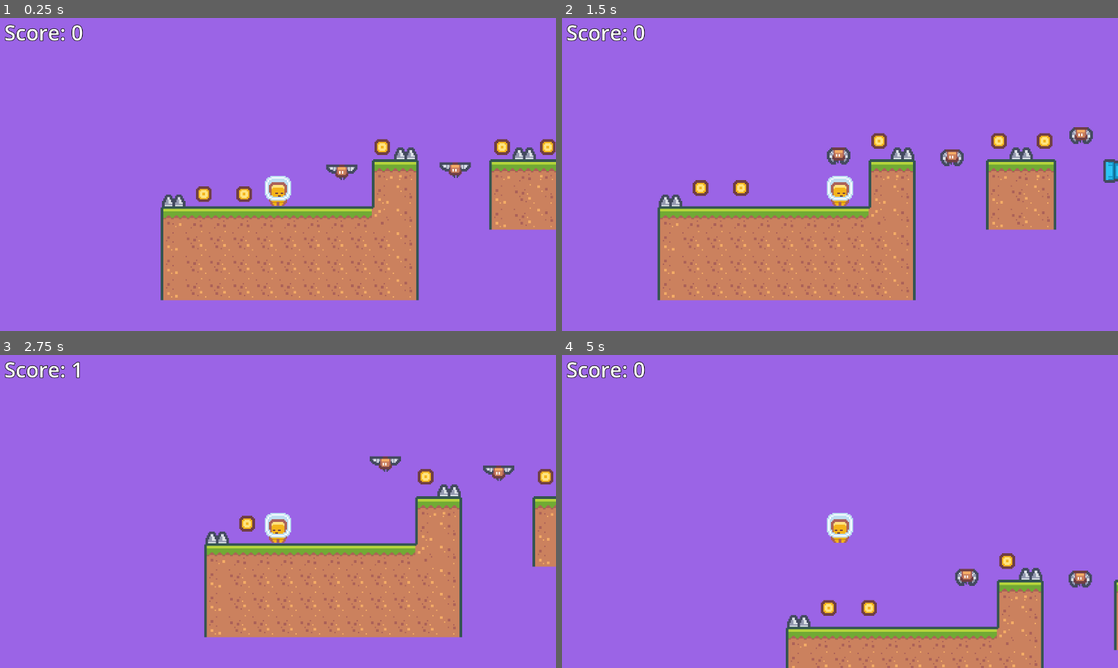
Above: before the commit, frames 1-4 (two rows, left to right).
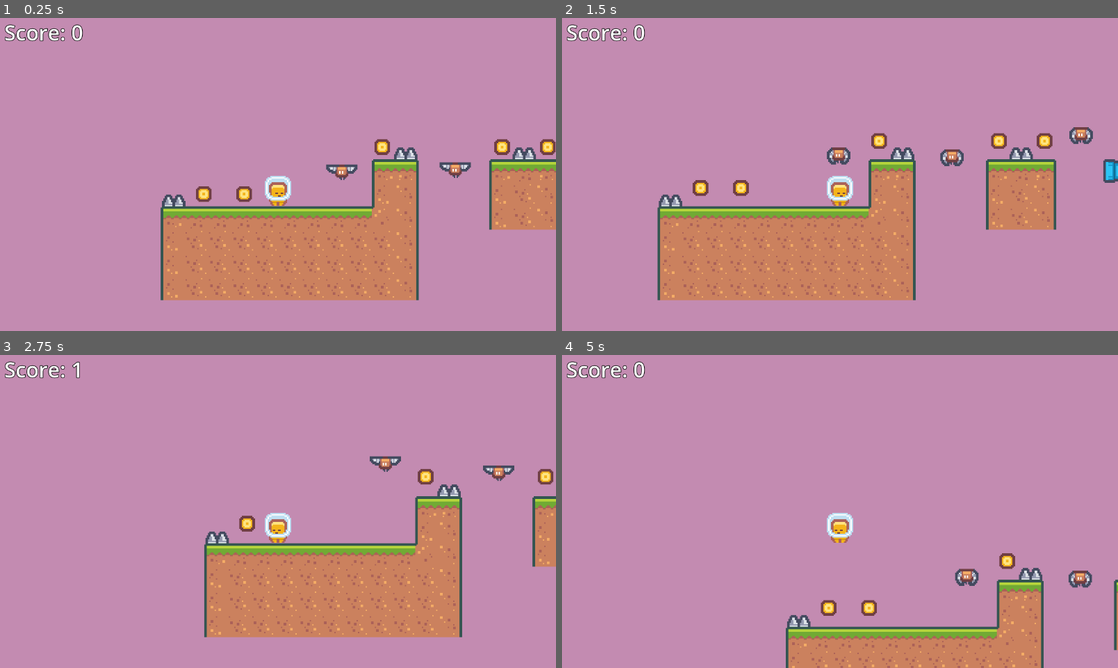
Above: after the commit, the same moments.

Repository: HonouredOne/2DPlatformerProject
Game: Godot game, scene res://Level1.tscn
The game is run twice, just before and just after one commit, with the same random seed, the same clock (stepped at 60 frames per second) and the same inputs.
Inputs:
- Up to frame 1 (0.25 s): no input
- Up to frame 2 (1.5 s): hold Right from 0.53 s (still down); tap Space at 0.77 s
- Up to frame 3 (2.75 s): tap Space at 1.52 s; release Right at 2.03 s; hold Left from 2.03 s (still down)
- Up to frame 4 (5 s): release Left at 2.78 s; hold Right 2.78-4.28 s; tap Space at 3.02, 3.77, 4.52 s; hold Left from 4.28 s (still down)

The runs differ from the first frame. In frame 1, 80% of the frame differs, in the area x 0-100%, y 0-100%; in frame 2, 79%; in frame 3, 82%; in frame 4, 91%.

Commit message:
added end-level flag and the ability to change to the next level/scene

Diff:
--- /dev/null
+++ b/EndFlag.gd
@@ -0,0 +1,15 @@
+extends Area2D
+
+@export_file("*.tscn") var next_scene
+
+var wind_speed = randf_range(0.5, 2.0)
+
+func _ready():
+	$AnimatedSprite2D.speed_scale = wind_speed
+
+func _on_body_entered(body):
+	if body.is_in_group("Player"):
+		get_tree().change_scene_to_file(next_scene)
+
+func _process(delta):
+	$AnimatedSprite2D.play()
--- /dev/null
+++ b/EndFlag.tscn
@@ -0,0 +1,40 @@
+[gd_scene load_steps=7 format=3 uid="uid://c7163b1a8e70f"]
+
+[ext_resource type="Script" path="res://EndFlag.gd" id="1_nvrrs"]
+[ext_resource type="Texture2D" uid="uid://biwond464pw3f" path="res://Sprites/Tiles/tiles_packed.png" id="2_srj42"]
+
+[sub_resource type="AtlasTexture" id="AtlasTexture_fef8b"]
+atlas = ExtResource("2_srj42")
+region = Rect2(198, 90, 18, 18)
+
+[sub_resource type="AtlasTexture" id="AtlasTexture_s08va"]
+atlas = ExtResource("2_srj42")
+region = Rect2(216, 90, 18, 18)
+
+[sub_resource type="SpriteFrames" id="SpriteFrames_ymcsa"]
+animations = [{
+"frames": [{
+"duration": 1.0,
+"texture": SubResource("AtlasTexture_fef8b")
+}, {
+"duration": 1.0,
+"texture": SubResource("AtlasTexture_s08va")
+}],
+"loop": true,
+"name": &"default",
+"speed": 3.0
+}]
+
+[sub_resource type="RectangleShape2D" id="RectangleShape2D_2r1y8"]
+size = Vector2(18, 18)
+
+[node name="EndFlag" type="Area2D"]
+script = ExtResource("1_nvrrs")
+
+[node name="AnimatedSprite2D" type="AnimatedSprite2D" parent="."]
+sprite_frames = SubResource("SpriteFrames_ymcsa")
+
+[node name="CollisionShape2D" type="CollisionShape2D" parent="."]
+shape = SubResource("RectangleShape2D_2r1y8")
+
+[connection signal="body_entered" from="." to="." method="_on_body_entered"]
--- a/Level1.tscn
+++ b/Level1.tscn
@@ -1,12 +1,27 @@
-[gd_scene load_steps=6 format=3 uid="uid://c5tv66vnlexms"]
+[gd_scene load_steps=7 format=3 uid="uid://c5tv66vnlexms"]
 
 [ext_resource type="TileSet" uid="uid://cj51wfdtrliei" path="res://Platformer_Tileset.tres" id="1_8leg8"]
 [ext_resource type="PackedScene" uid="uid://bn30rvs1dqoyd" path="res://Player.tscn" id="2_kln3f"]
 [ext_resource type="PackedScene" uid="uid://bph4rj2fv6f0h" path="res://Enemy.tscn" id="4_3bjsa"]
 [ext_resource type="PackedScene" uid="uid://tysqopn6n4aw" path="res://Spikes.tscn" id="5_16dot"]
+[ext_resource type="PackedScene" uid="uid://c7163b1a8e70f" path="res://EndFlag.tscn" id="6_cb551"]
 [ext_resource type="PackedScene" uid="uid://dsu2vvf0tref8" path="res://Coin.tscn" id="6_e3l74"]
 
 [node name="Main" type="Node2D"]
+
+[node name="ColorRect" type="ColorRect" parent="."]
+anchors_preset = 8
+anchor_left = 0.5
+anchor_top = 0.5
+anchor_right = 0.5
+anchor_bottom = 0.5
+offset_left = -640.0
+offset_top = -360.0
+offset_right = 640.0
+offset_bottom = 360.0
+grow_horizontal = 2
+grow_vertical = 2
+color = Color(0.765637, 0.546196, 0.694974, 1)
 
 [node name="TileMap" type="TileMap" parent="."]
 tile_set = ExtResource("1_8leg8")
@@ -14,27 +29,6 @@
 layer_0/tile_data = PackedInt32Array(65534, 131072, 1, 131070, 131072, 6, 196606, 131072, 6, 262142, 131072, 6, 65535,  …(1390 unchanged characters)…
 
 [node name="Player" parent="." instance=ExtResource("2_kln3f")]
-
-[node name="Enemies" type="Node" parent="."]
-
-[node name="Enemy" parent="Enemies" instance=ExtResource("4_3bjsa")]
-position = Vector2(49, -18)
-move_speed = 40.0
-move_dir = Vector2(0, -75)
-
-[node name="Enemy2" parent="Enemies" instance=ExtResource("4_3bjsa")]
-position = Vector2(136, -22)
-move_dir = Vector2(0, -60)
-
-[node name="Enemy3" parent="Enemies" instance=ExtResource("4_3bjsa")]
-position = Vector2(235, -28)
-move_speed = 50.0
-move_dir = Vector2(0, -80)
-
-[node name="Enemy4" parent="Enemies" instance=ExtResource("4_3bjsa")]
-position = Vector2(414, -30)
-move_speed = 60.0
-move_dir = Vector2(0, -100)
 
 [node name="Spikes" type="Node" parent="."]
 
@@ -82,3 +76,28 @@
 [node name="Coin7" parent="Coins" instance=ExtResource("6_e3l74")]
 position = Vector2(288, -50)
 value = 1.0
+
+[node name="Enemies" type="Node" parent="."]
+
+[node name="Enemy" parent="Enemies" instance=ExtResource("4_3bjsa")]
+position = Vector2(49, -18)
+move_speed = 40.0
+move_dir = Vector2(0, -75)
+
+[node name="Enemy2" parent="Enemies" instance=ExtResource("4_3bjsa")]
+position = Vector2(136, -22)
+move_dir = Vector2(0, -60)
+
+[node name="Enemy3" parent="Enemies" instance=ExtResource("4_3bjsa")]
+position = Vector2(235, -28)
+move_speed = 50.0
+move_dir = Vector2(0, -80)
+
+[node name="Enemy4" parent="Enemies" instance=ExtResource("4_3bjsa")]
+position = Vector2(414, -30)
+move_speed = 60.0
+move_dir = Vector2(0, -100)
+
+[node name="EndFlag" parent="." instance=ExtResource("6_cb551")]
+position = Vector2(465, -62)
+next_scene = "res://Level2.tscn"
--- /dev/null
+++ b/Level2.tscn
@@ -0,0 +1,19 @@
+[gd_scene load_steps=4 format=3 uid="uid://blngxn0c5wt00"]
+
+[ext_resource type="TileSet" uid="uid://cj51wfdtrliei" path="res://Platformer_Tileset.tres" id="1_74opr"]
+[ext_resource type="PackedScene" uid="uid://bn30rvs1dqoyd" path="res://Player.tscn" id="2_ytncp"]
+[ext_resource type="PackedScene" uid="uid://c7163b1a8e70f" path="res://EndFlag.tscn" id="3_dt8fe"]
+
+[node name="Main" type="Node2D"]
+
+[node name="TileMap" type="TileMap" parent="."]
+tile_set = ExtResource("1_74opr")
+format = 2
+layer_0/tile_data = PackedInt32Array(65529, 131072, 5, 65530, 131072, 5, 65531, 131072, 5, 65532, 131072, 5, 65533, 131072, 5, 65534, 131072, 5, 65535, 131072, 5, 0, 131072, 5, 1, 131072, 5, 2, 131072, 5, 3, 131072, 5, 6, 131072, 5, 7, 131072, 5, 8, 131072, 5, 9, 131072, 5, 10, 131072, 5, 131065, 131072, 6, 131066, 131072, 6, 131067, 131072, 6, 131068, 131072, 6, 131069, 131072, 6, 131070, 131072, 6, 131071, 131072, 6, 65536, 131072, 6, 65537, 131072, 6, 65538, 131072, 6, 65539, 131072, 6, 65540, 131072, 6, 65541, 131072, 6, 65542, 131072, 6, 65543, 131072, 6, 65544, 131072, 6, 65545, 131072, 6, 65546, 131072, 6, 11, 196608, 5, 65547, 196608, 6, 65528, 65536, 5, 131064, 65536, 6, 4, 327680, 1, -65532, 65536, 6, -65531, 196608, 6, 5, 262144, 1, -131068, 65536, 5, -131067, 196608, 5)
+
+[node name="Player" parent="." instance=ExtResource("2_ytncp")]
+position = Vector2(-131, -12)
+
+[node name="EndFlag" parent="." instance=ExtResource("3_dt8fe")]
+position = Vector2(205, -7)
+next_scene = "res://Level1.tscn"
--- a/project.godot
+++ b/project.godot
@@ -24,4 +24,3 @@
 [rendering]
 
 textures/canvas_textures/default_texture_filter=0
-environment/defaults/default_clear_color=Color(0.607843, 0.392157, 0.901961, 1)
